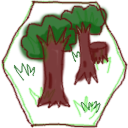
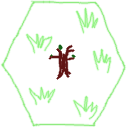
Revision of a layered 128×128 image; what changed, layer by layer:
hid "Layer #1" over [1,0,128,128]
added layer "Layer #3" above "Layer #2" over [48,44,76,80]
hid "Layer #2" over [13,1,112,114]
